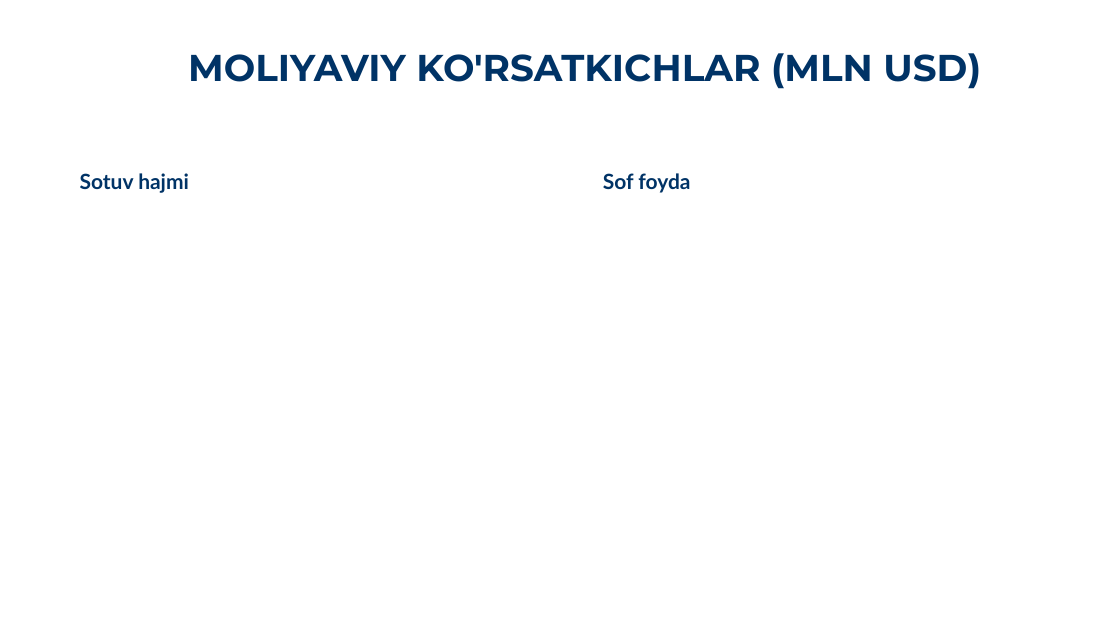
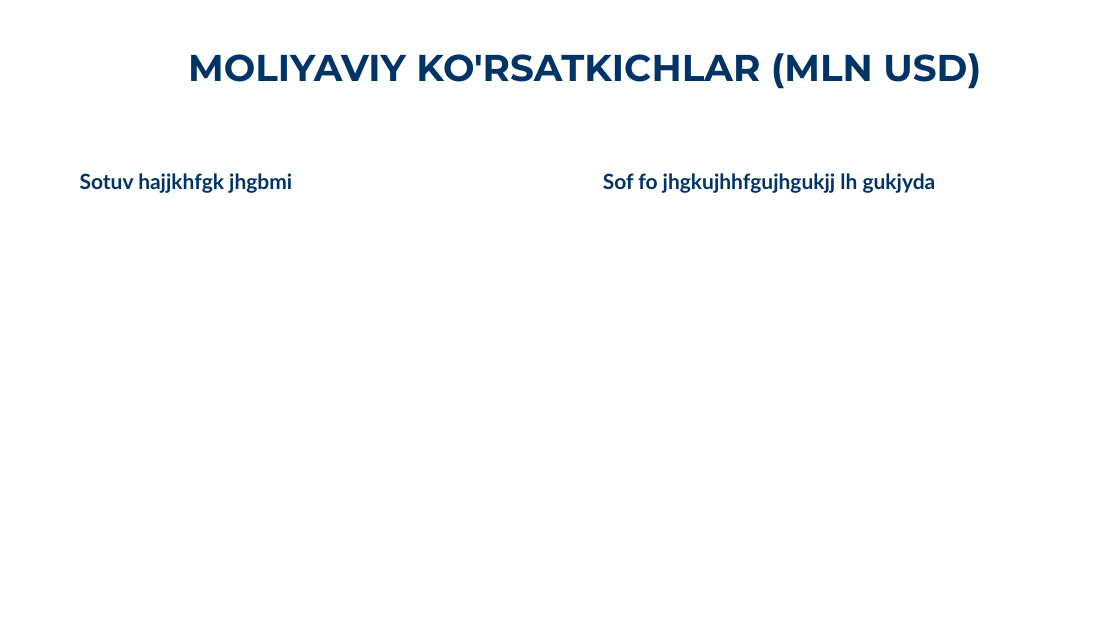
Before and after one commit to qarshiyevnodir-stack/student_helper_bot, a slide deck: slide 6 of templates/shablonlar/oddiy1.pptx. Drawn at 1120x630 pixels with LibreOffice and Linux fonts; fonts in the diff are those of the drawing; background and template pictures are left out. Boxes give left, top, right and bottom in pixels: in the first picture for what was removed or moved away, otherwise in the second. Text is boxed around its words. In the diff, an @@ line names an element or a change of style, - is before the commit and + after.

```diff
--- a/templates/shablonlar/oddiy1.pptx
+++ b/templates/shablonlar/oddiy1.pptx
@@ text at (80,173,292,193): text changed @@
-Sotuv hajmi
+Sotuv hajjkhfgk jhgbmi
@@ text at (603,173,936,193): text changed @@
-Sof foyda
+Sof fo jhgkujhhfgujhgukjj lh gukjyda
```
Also in this commit, not shown: 2 other slides changed, 1 slide added, 1 slide removed, 1 other file.
